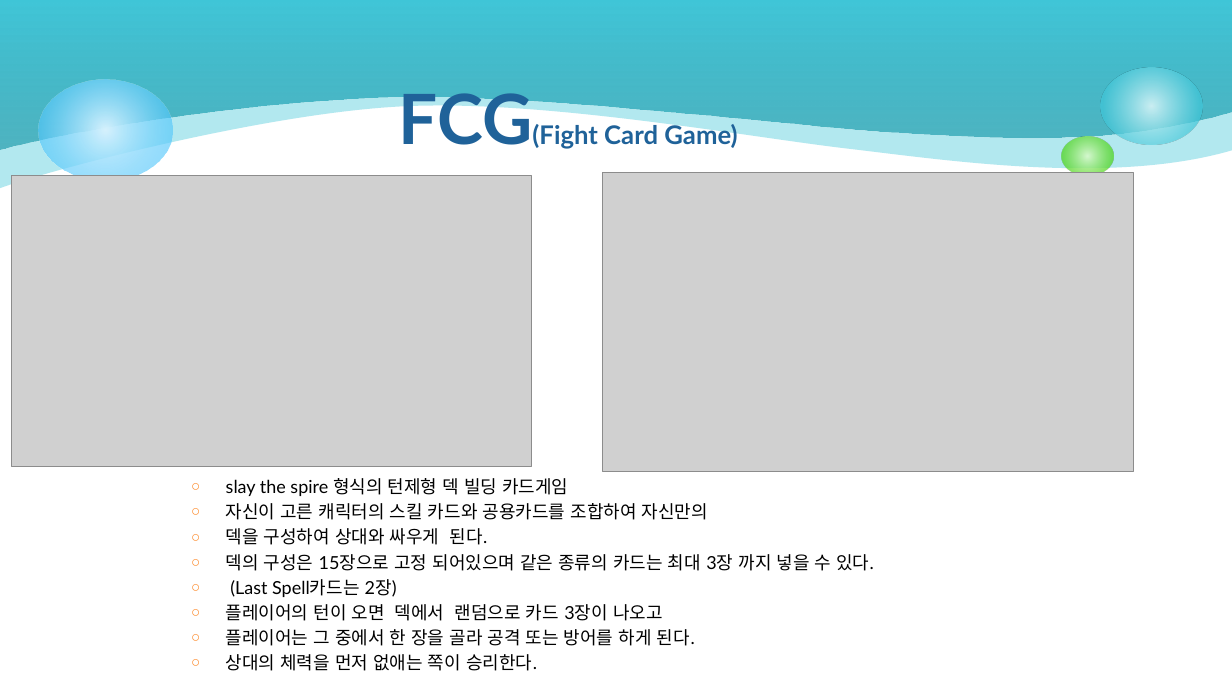
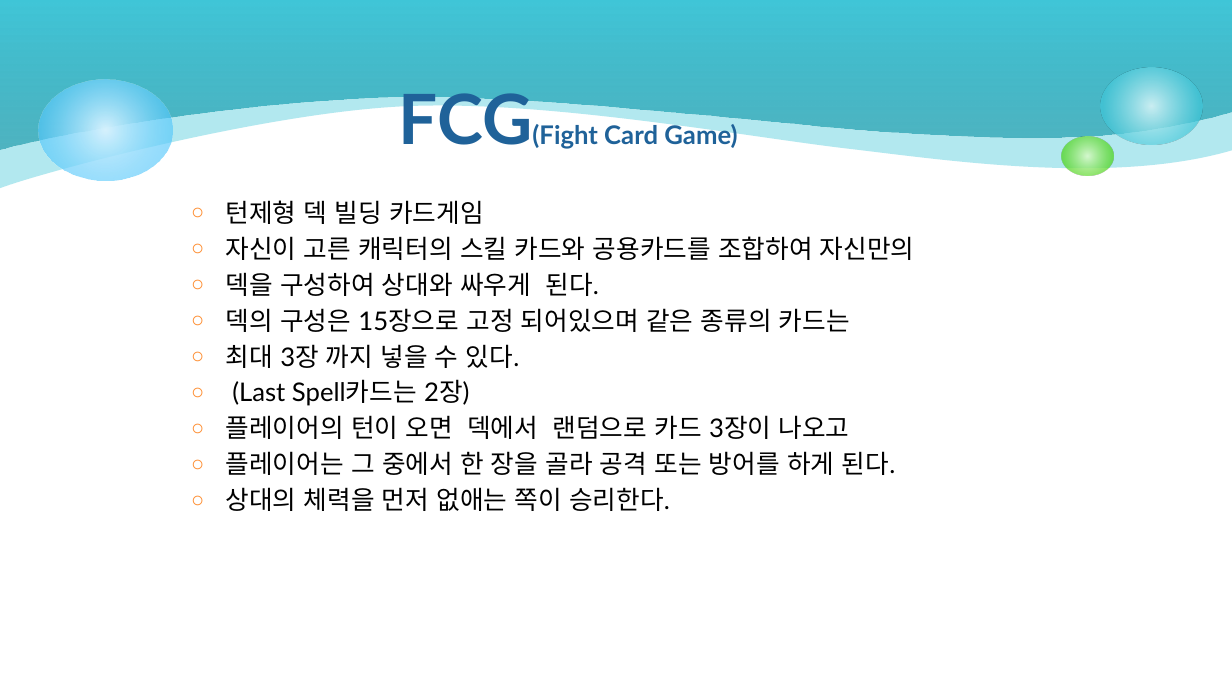
Before and after one commit to what1995/2015180012-2DGP, a slide deck: slide 2 of Project/2015180012박건호 2D 게임 프로그래밍 프로젝트.pptx. Drawn at 1232x693 pixels with LibreOffice and Linux fonts; fonts in the diff are those of the drawing; grey boxes stand for pictures; background and template pictures are left out. Boxes give left, top, right and bottom in pixels: in the first picture for what was removed or moved away, otherwise in the second. Text is boxed around its words. In the diff, an @@ line names an element or a change of style, - is before the commit and + after.

Commit message:
PPT 수정
게임컨셉 장면에서 비슷한장르의 예시 게임사진을 지웠다.

```diff
--- a/Project/2015180012박건호 2D 게임 프로그래밍 프로젝트.pptx
+++ b/Project/2015180012박건호 2D 게임 프로그래밍 프로젝트.pptx
@@ picture removed at (x1=11, y1=175, x2=531, y2=466) @@
@@ picture removed at (x1=603, y1=173, x2=1133, y2=471) @@
@@ text "턴제형 덱 빌딩 카드게임" moved from (x1=226, y1=478, x2=874, y2=671) to (x1=226, y1=200, x2=915, y2=511) @@
@@ text at (x1=226, y1=200, x2=484, y2=224): text changed; size 14 to 20 pt @@
-○ slay the spire 형식의 턴제형 덱 빌딩 카드게임
+○ 턴제형 덱 빌딩 카드게임
@@ text at (x1=226, y1=236, x2=915, y2=511): size 14 to 20 pt in "자신이 고른 캐릭터의 스킬 카드와 공용카드를 조합하여 ...", "덱을 구성하여 상대와 싸우게 된다.", "(Last Spell카드는 2장)", "플레이어의 턴이 오면 덱에서 랜덤으로 카드 3장이 ..." and 2 more places; more space between paragraphs @@
@@ text at (x1=226, y1=308, x2=850, y2=368): text changed; size 14 to 20 pt @@
-○ 덱의 구성은 15장으로 고정 되어있으며 같은 종류의 카드는 최대 3장 까지 넣을 수 있다.
+○ 덱의 구성은 15장으로 고정 되어있으며 같은 종류의 카드는
+○ 최대 3장 까지 넣을 수 있다.
```
